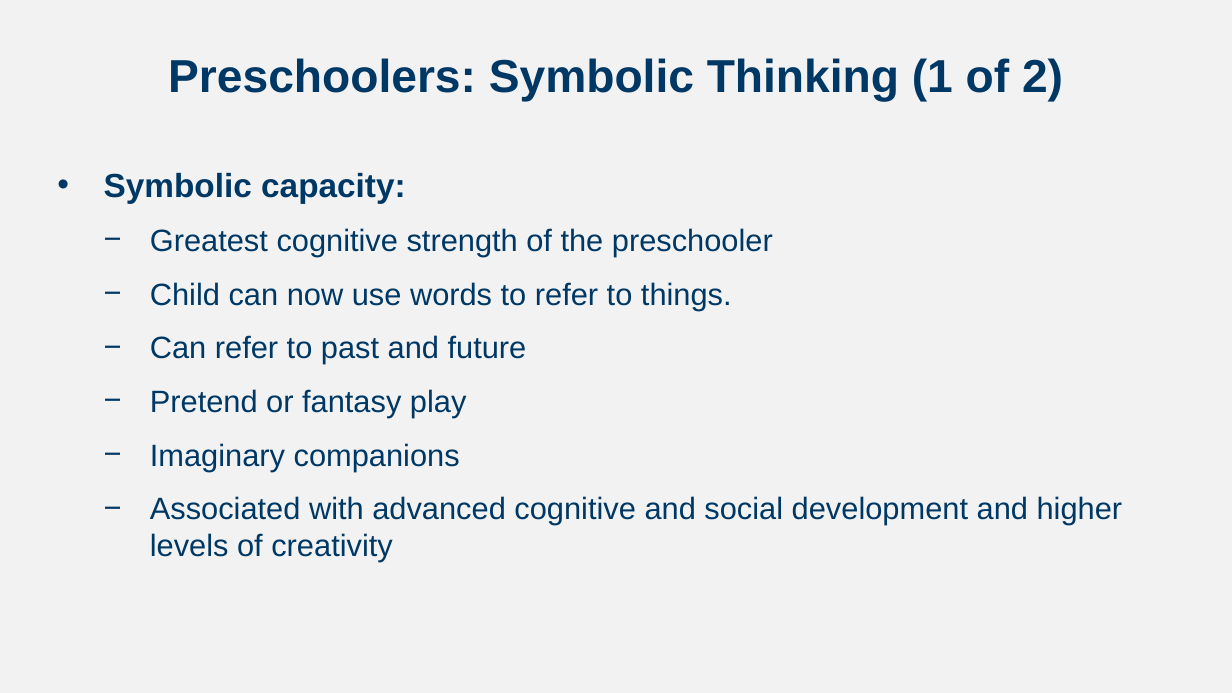
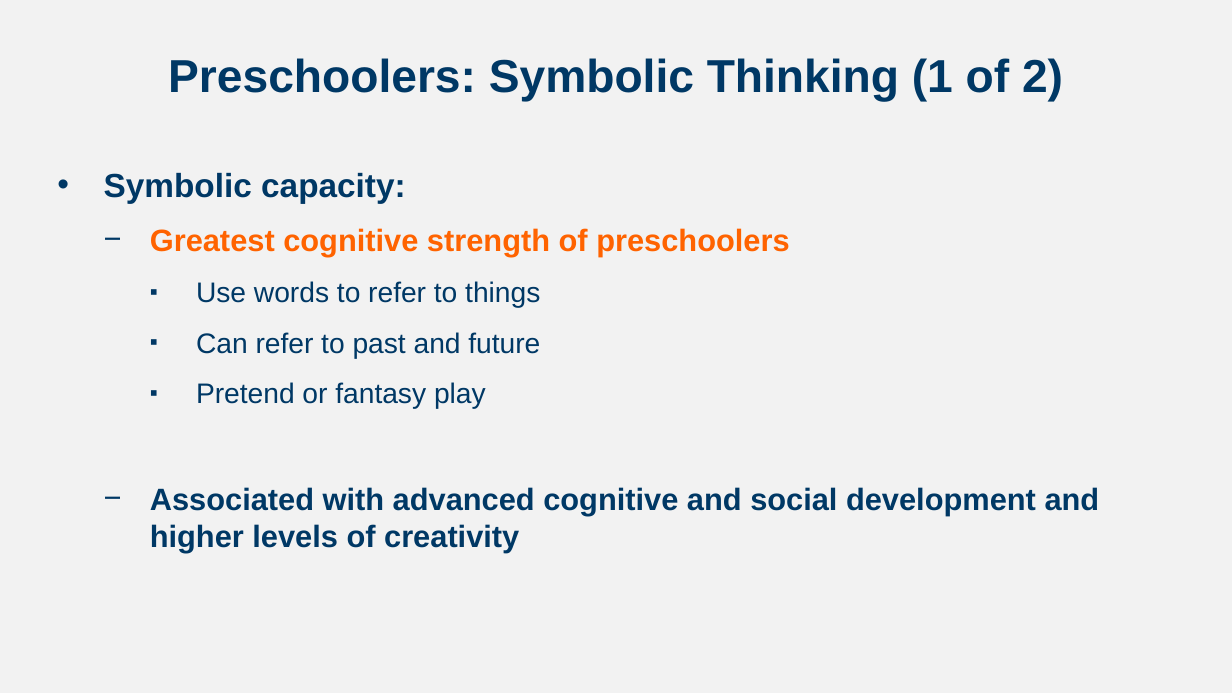
Before and after one commit to npm27/Teaching-Materials, a slide deck: slide 15 of Developmental Fall 23/Slides/Chapter 6.pptx. Drawn at 1232x693 pixels with LibreOffice and Linux fonts; fonts in the diff are those of the drawing. Boxes give left, top, right and bottom in pixels: in the first picture for what was removed or moved away, otherwise in the second. Text is boxed around its words. In the diff, an @@ line names an element or a change of style, - is before the commit and + after.

```diff
--- a/Developmental Fall 23/Slides/Chapter 6.pptx
+++ b/Developmental Fall 23/Slides/Chapter 6.pptx
@@ text at <box>150,228,789,308</box>: text changed; text colour #003865 to #FF6300; bold on @@
-  − Greatest cognitive strength of the preschooler
-  − Child can now use words to refer to things.
+  − Greatest cognitive strength of preschoolers
+    ▪ Use words to refer to things
@@ text at <box>150,332,1100,553</box>: size 24 to 22 pt in "Can refer to past and future", "Pretend or fantasy play"; bold on in "Associated with advanced cognitive and social development ..."; bullet − to ▪; list level 2 to 3 in "Can refer to past and ..."; list level 2 to 3 in "Pretend or fantasy play" @@
@@ text at <box>150,443,460,471</box>: paragraph removed @@
-  − Imaginary companions
```
Also in this commit, not shown: 9 other slides changed, 4 slides added, 1 slide removed, 1 other file.
